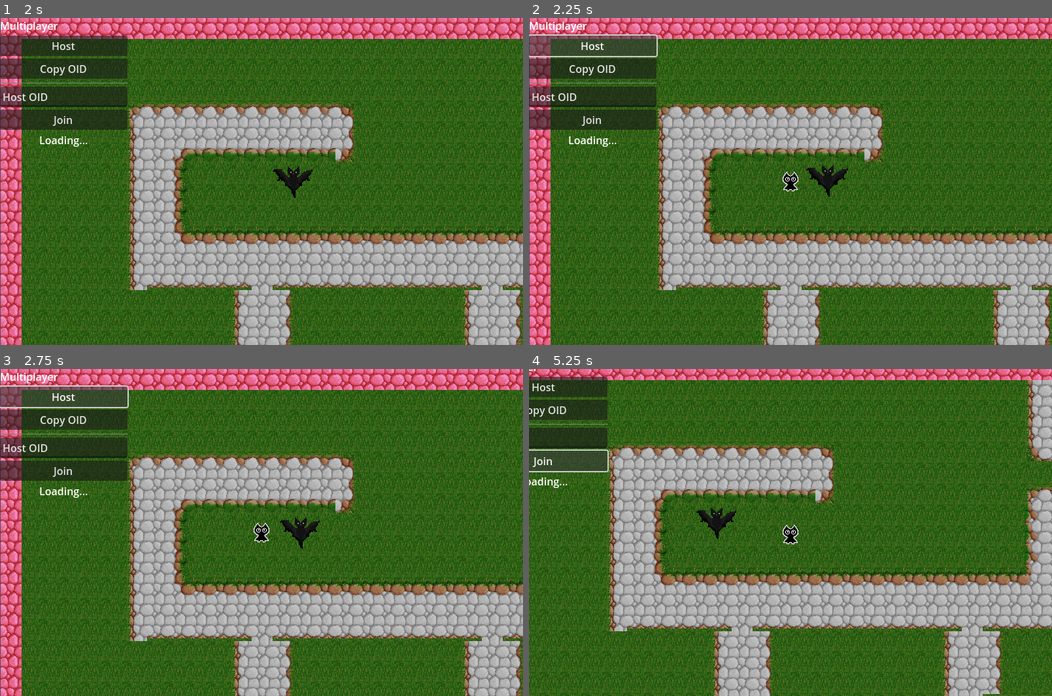
Above: before the commit, frames 1-4 (two rows, left to right).
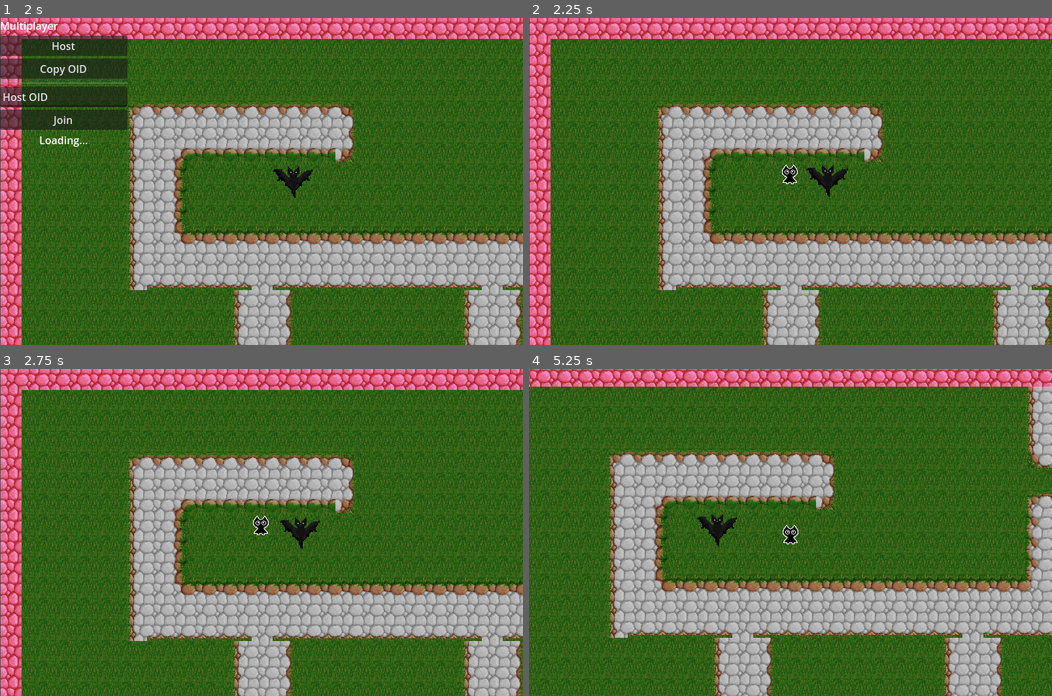
Above: after the commit, the same moments.

Repository: royalcaster/split-souls
Game: Godot game, scene res://scenes/ui/MainMenu.tscn
The game is run twice, just before and just after one commit, with the same random seed, the same clock (stepped at 60 frames per second) and the same inputs.
Inputs (mouse positions are in pixels of both pictures, inside the frame that each line leads up to):
- Up to frame 1 (2 s): click "Play" at 0.5 s; click "Play" at 1.25 s
- Up to frame 2 (2.25 s): click "Host" at 2 s
- Up to frame 3 (2.75 s): no input
- Up to frame 4 (5.25 s): click (591, 421) at 2.75 s, where only the run before the commit has a clickable "Copy OID"; click (591, 470) at 3.5 s, where only the run before the commit has a clickable "Join"; hold Right (move_right) 4.28-5.03 s; hold S (move_down) from 5.03 s (still down)

Frame 1 is identical in both runs. In frame 2, 6.2% of the frame differs, in the area x 0-52%, y 1-53%; in frame 3, 6.2%; in frame 4, 55%, in the area x 0-100%, y 0-100%.

Commit message:
controlled steering with original online multiplayer code; remove player2

Diff:
--- a/player_2.gd
+++ /dev/null
@@ -1,48 +0,0 @@
-extends CharacterBody2D
-
-@export var speed: int = 70
-@onready var animatedSprite2D = $AnimatedSprite2D
-func _enter_tree():
-	set_multiplayer_authority(name.to_int())
-
-func _ready():
-	animatedSprite2D.play("move_down")
-
-func handleInput():
-	var moveDirection = Input.get_vector("move_left", "move_right", "move_up", "move_down")
-	velocity = moveDirection*speed
-
-func updateAnimation():
-	if velocity.length() == 0:
-		animatedSprite2D.stop()
-	else:
-		var direction = "_down"
-
-		if velocity.y > 0 and velocity.x < 0:
-			direction = "_hdown"
-			animatedSprite2D.flip_h = false
-		elif velocity.y > 0 and velocity.x > 0:
-			direction = "_hdown"
-			animatedSprite2D.flip_h = true
-		elif velocity.y < 0 and velocity.x < 0:
-			direction = "_hup"
-			animatedSprite2D.flip_h = false
-		elif velocity.y < 0 and velocity.x > 0:
-			direction = "_hup"
-			animatedSprite2D.flip_h = true
-		elif velocity.x < 0:
-			direction = "_horizontal"
-			animatedSprite2D.flip_h = false
-		elif velocity.x > 0:
-			direction = "_horizontal"
-			animatedSprite2D.flip_h = true
-		elif velocity.y < 0:
-			direction = "_up"
-		animatedSprite2D.play("move" + direction)
-
-func _physics_process(delta):
-		if not is_multiplayer_authority():
-			return
-		handleInput()
-		move_and_slide()
-		updateAnimation()
--- a/scenes/game/Game.tscn
+++ b/scenes/game/Game.tscn
@@ -2456,7 +2456,7 @@
 horizontal_alignment = 1
 
 [node name="MultiplayerSpawner" type="MultiplayerSpawner" parent="."]
-_spawnable_scenes = PackedStringArray("uid://b184syehau03x", "uid://jg5nc8arumat")
+_spawnable_scenes = PackedStringArray("uid://b184syehau03x", "res://scenes/player/player_2.tscn")
 spawn_path = NodePath("..")
 
 [node name="EnemieBat" parent="." instance=ExtResource("3_vrspl")]
--- a/scenes/multiplayer/multiplay_test.tscn
+++ /dev/null
@@ -1,32 +0,0 @@
-[gd_scene load_steps=4 format=3 uid="uid://cogtbt3fx0vqp"]
-
-[ext_resource type="Script" uid="uid://3atrqkf00g4o" path="res://src/multiplay_test.gd" id="1_p8cp8"]
-[ext_resource type="PackedScene" uid="uid://b184syehau03x" path="res://scenes/player/player_1.tscn" id="2_6q0in"]
-[ext_resource type="PackedScene" uid="uid://jg5nc8arumat" path="res://scenes/player/player_2.tscn" id="2_p8cp8"]
-
-[node name="Multiplay_Test" type="Node2D"]
-script = ExtResource("1_p8cp8")
-player_scene = ExtResource("2_6q0in")
-player_scene2 = ExtResource("2_p8cp8")
-
-[node name="Host_btn" type="Button" parent="."]
-offset_left = 533.0
-offset_top = 2.0
-offset_right = 576.0
-offset_bottom = 33.0
-text = "host"
-
-[node name="Client_btn" type="Button" parent="."]
-offset_left = 649.0
-offset_top = 2.0
-offset_right = 686.0
-offset_bottom = 33.0
-text = "join
-"
-
-[node name="MultiplayerSpawner" type="MultiplayerSpawner" parent="."]
-_spawnable_scenes = PackedStringArray("uid://b184syehau03x", "uid://jg5nc8arumat")
-spawn_path = NodePath("..")
-
-[connection signal="pressed" from="Host_btn" to="." method="_on_host_btn_pressed"]
-[connection signal="pressed" from="Client_btn" to="." method="_on_client_btn_pressed"]
--- a/scenes/player/player_2.tscn
+++ /dev/null
@@ -1,26 +0,0 @@
-[gd_scene load_steps=4 format=3 uid="uid://jg5nc8arumat"]
-
-[ext_resource type="Script" uid="uid://dtul7se1qjf1a" path="res://player_2.gd" id="1_qtb3d"]
-[ext_resource type="SpriteFrames" uid="uid://byjeglv07o1vr" path="res://scenes/player/light.tres" id="2_qtb3d"]
-
-[sub_resource type="SceneReplicationConfig" id="SceneReplicationConfig_qtb3d"]
-properties/0/path = NodePath(".:position")
-properties/0/spawn = true
-properties/0/replication_mode = 1
-properties/1/path = NodePath("AnimatedSprite2D:animation")
-properties/1/spawn = true
-properties/1/replication_mode = 1
-properties/2/path = NodePath("AnimatedSprite2D:flip_h")
-properties/2/spawn = true
-properties/2/replication_mode = 1
-
-[node name="Player2" type="CharacterBody2D"]
-script = ExtResource("1_qtb3d")
-
-[node name="AnimatedSprite2D" type="AnimatedSprite2D" parent="."]
-position = Vector2(16, 16)
-sprite_frames = ExtResource("2_qtb3d")
-animation = &"move_down"
-
-[node name="MultiplayerSynchronizer" type="MultiplayerSynchronizer" parent="."]
-replication_config = SubResource("SceneReplicationConfig_qtb3d")
--- a/src/Game.gd
+++ b/src/Game.gd
@@ -1,41 +1,53 @@
 extends Node2D
 
 @export var player_scene: PackedScene
+
+@onready var oid_lbl = $Multiplayer/VBoxContainer/OID
+@onready var oid_input = $Multiplayer/VBoxContainer/OIDInput
+@onready var multiplayer_ui = $Multiplayer
+
 var peer = ENetMultiplayerPeer.new()
-var player_inputs = {} # Dictionary of {peer_id: input_vector}
+var player_inputs: Dictionary = {} # {peer_id: input_vector}
 var shared_player: CharacterBody2D
 
-
 func _ready():
+	MultiplayerServer.noray_connected.connect(_on_noray_connected)
 	multiplayer.peer_connected.connect(_on_peer_connected)
 	multiplayer.peer_disconnected.connect(_on_peer_disconnected)
-
-func _on_host_pressed():
-	peer.create_server(4455)
-	multiplayer.multiplayer_peer = peer
-	_on_peer_connected(multiplayer.get_unique_id()) # Add host manually
-
-func _on_join_pressed():
-	peer.create_client("127.0.0.1", 4455) # Use actual host IP
-	multiplayer.multiplayer_peer = peer
-
-func _on_peer_connected(peer_id: int):
-	player_inputs[peer_id] = Vector2.ZERO
-	if multiplayer.is_server() and shared_player == null:
-		shared_player = player_scene.instantiate()
-		shared_player.position = Vector2(400, 250) # set spawn position
-		shared_player.name = "SharedPlayer"
-		add_child(shared_player)
-		shared_player.controller = self
-		shared_player.set_multiplayer_authority(1) # Host is the authority
-
-func _on_peer_disconnected(peer_id: int):
-	player_inputs.erase(peer_id)
+	$MultiplayerSpawner.spawn_function = spawn_shared_player
 
 func _process(_delta):
 	if multiplayer.has_multiplayer_peer():
 		var local_input = Input.get_vector("move_left", "move_right", "move_up", "move_down")
 		update_input.rpc(local_input)
+
+func _on_noray_connected():
+	oid_lbl.text = Noray.oid
+
+func _on_host_pressed():
+	MultiplayerServer.host()
+	multiplayer.peer_connected.connect(
+		func(pid):
+			print("Peer " + str(pid) + " has joined!")
+	)
+	$MultiplayerSpawner.spawn(multiplayer.get_unique_id())
+	multiplayer_ui.hide()
+
+func _on_join_pressed():
+	MultiplayerServer.join(oid_input.text)
+	multiplayer_ui.hide()
+
+func _on_copy_oid_pressed():
+	DisplayServer.clipboard_set(Noray.oid)
+
+func _on_peer_connected(peer_id: int):
+	player_inputs[peer_id] = Vector2.ZERO
+	if multiplayer.is_server() and shared_player == null:
+		shared_player = spawn_shared_player(peer_id)
+		shared_player.set_multiplayer_authority(1)
+
+func _on_peer_disconnected(peer_id: int):
+	player_inputs.erase(peer_id)
 
 @rpc("any_peer", "call_local", "reliable")
 func update_input(input_vector: Vector2):
@@ -47,3 +59,12 @@
 	for input in player_inputs.values():
 		combined += input
 	return combined.normalized() if combined.length() > 1.0 else combined
+
+func spawn_shared_player(_pid):
+	var player = player_scene.instantiate()
+	player.name = "SharedPlayer"
+	player.position = Vector2(400, 250) + Vector2(randf_range(-20, 20), randf_range(-20, 20))
+	add_child(player)
+	player.controller = self
+	shared_player = player
+	return player
--- a/src/multiplay_test.gd
+++ /dev/null
@@ -1,19 +0,0 @@
-extends Node2D
-
-var peer = ENetMultiplayerPeer.new()
-@export var player_scene: PackedScene
-@export var player_scene2: PackedScene
-
-
-func _on_host_btn_pressed():
-	MultiplayerServer.host()
-
-func _add_player(id :=1):
-	var player = player_scene.instantiate() if id == 1 else player_scene2.instantiate()
-	player.name =str(id)
-	#player.set_multiplayer_authority(id)
-	call_deferred("add_child", player)
-
-
-func _on_client_btn_pressed():
-	MultiplayerServer.join()
Not shown, removed: player_2.gd.uid
Not shown, removed: src/multiplay_test.gd.uid
